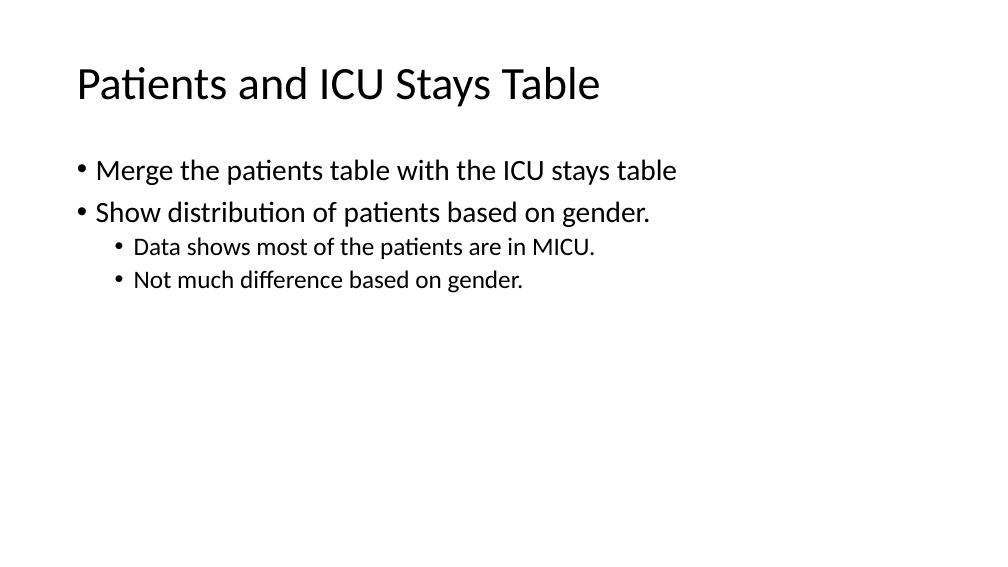
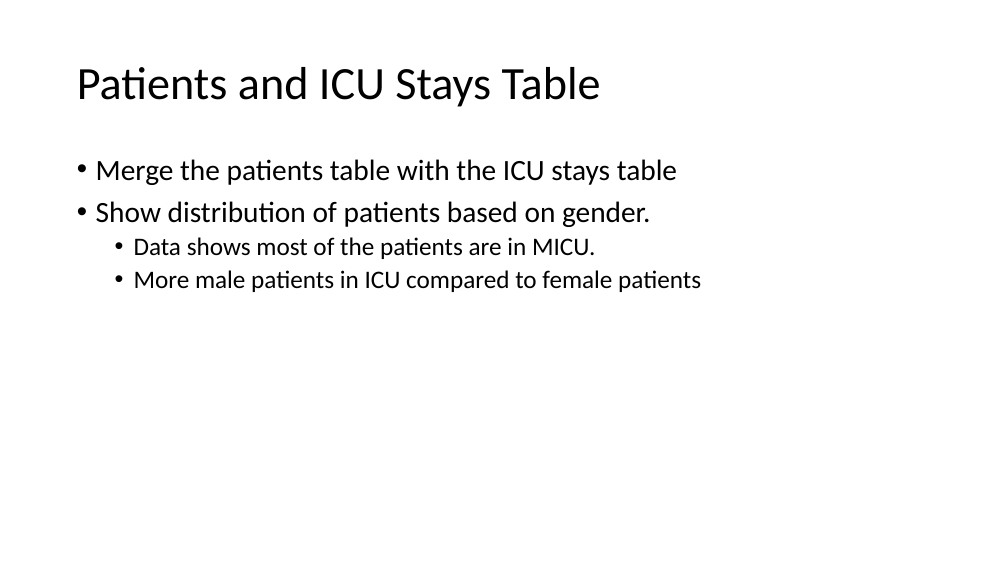
Before and after one commit to sujaycloud/aih, a slide deck: slide 4 of MIMIC_Visualization.pptx. Drawn at 1008x567 pixels with LibreOffice and Linux fonts; fonts in the diff are those of the drawing. Boxes give left, top, right and bottom in pixels: in the first picture for what was removed or moved away, otherwise in the second. Text is boxed around its words. In the diff, an @@ line names an element or a change of style, - is before the commit and + after.

Commit message:
updated slides

```diff
--- a/MIMIC_Visualization.pptx
+++ b/MIMIC_Visualization.pptx
@@ text at box(134, 270, 701, 292): text changed @@
-  • Not much difference based on gender.
+  • More male patients in ICU compared to female patients
```
